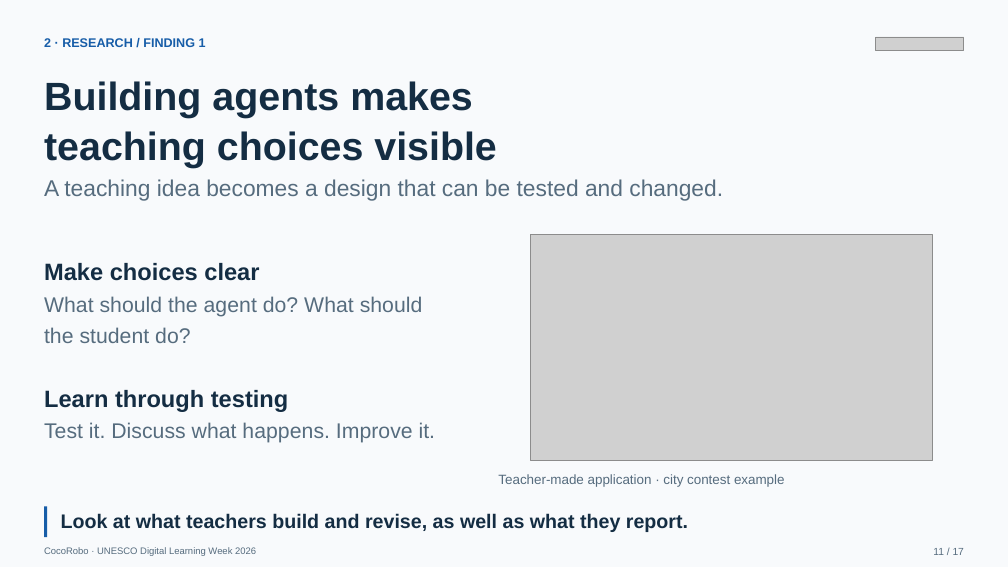
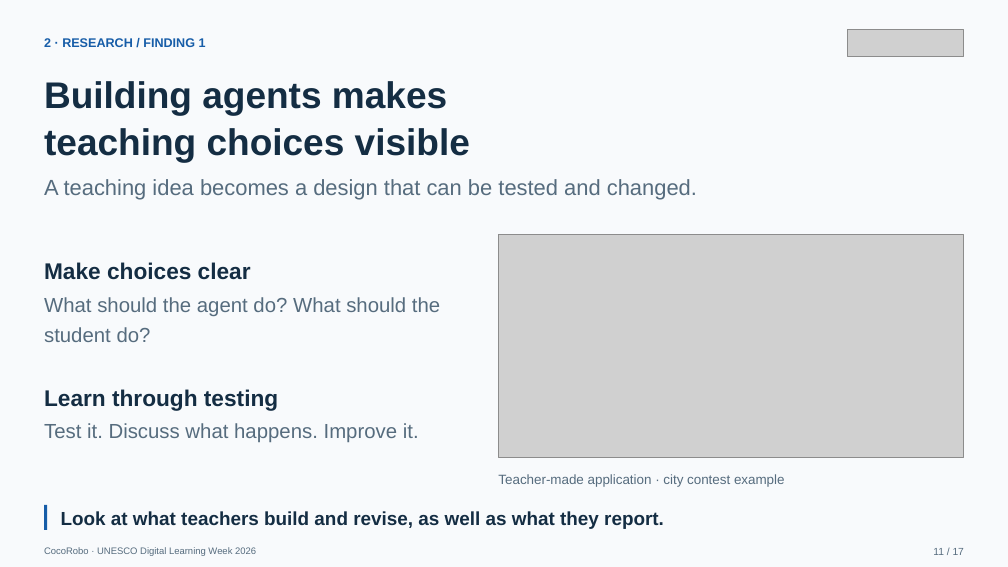
Before and after one commit to tonyxinvip/slides, a slide deck: slide 11 of teacher-agent-creators-10min/downloads/UNESCO_Teacher_AI_Agents_EN.pptx. Drawn at 1008x567 pixels with LibreOffice and Linux fonts; fonts in the diff are those of the drawing; grey boxes stand for pictures. Boxes give left, top, right and bottom in pixels: in the first picture for what was removed or moved away, otherwise in the second. Text is boxed around its words. In the diff, an @@ line names an element or a change of style, - is before the commit and + after.

```diff
--- a/teacher-agent-creators-10min/downloads/UNESCO_Teacher_AI_Agents_EN.pptx
+++ b/teacher-agent-creators-10min/downloads/UNESCO_Teacher_AI_Agents_EN.pptx
@@ picture: place and size @@
-picture at bbox=[876, 37, 964, 51]
+picture at bbox=[848, 30, 964, 57]
@@ text "Building agents makes" at bbox=[44, 81, 470, 162]: size 37.5 to 35.2 pt @@
@@ text "A teaching idea becomes a ..." at bbox=[44, 179, 697, 200]: size 21.8 to 20.9 pt; line spacing 1.2 to 1.22 @@
@@ picture: place and size @@
-picture at bbox=[530, 234, 932, 461]
+picture at bbox=[498, 234, 964, 457]
@@ text "Make choices clear" at bbox=[44, 262, 251, 280]: size 22.5 to 21.6 pt; line spacing 1.2 to 1.22 @@
@@ text "What should the agent do? ..." at bbox=[44, 297, 440, 342]: size 20.2 to 19.4 pt; line spacing 1.2 to 1.22 @@
@@ text "Learn through testing" at bbox=[44, 389, 278, 411]: size 22.5 to 21.6 pt; line spacing 1.2 to 1.22 @@
@@ text "Test it. Discuss what happens. ..." at bbox=[44, 423, 419, 442]: size 20.2 to 19.4 pt; line spacing 1.2 to 1.22 @@
@@ rectangle: place and size @@
-rectangle at bbox=[44, 507, 47, 538]
+rectangle at bbox=[44, 505, 47, 530]
@@ text "Look at what teachers build ..." at bbox=[61, 511, 664, 529]: size 18.8 to 18 pt; line spacing 1.2 to 1.18 @@
```
Also in this commit, not shown: 15 other slides changed, 11 other files.
